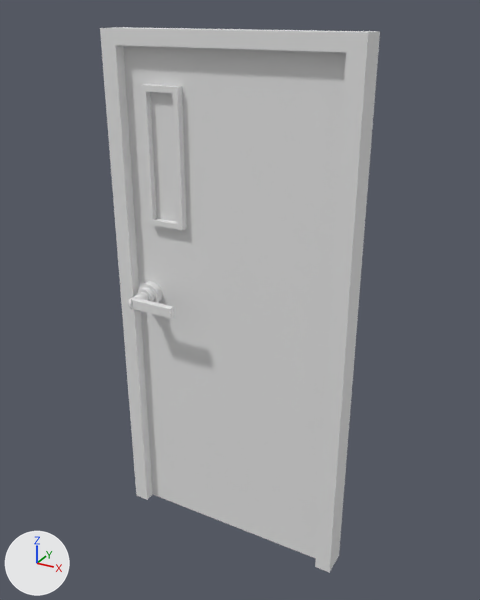
The FBX model Assets/prueba/pruebaMaxNoTocar/Door.fbx as it was, and as the next commit left it.
Before and after are seen from a camera (50 mm lens) standing at (3.37, -5.45, 3.18) and looking at (0.06, 0.58, 0.17). The axes (+X, +Y, +Z) are drawn at lower left. The lights are the same throughout.

Objects in the first picture: 'puerta'.
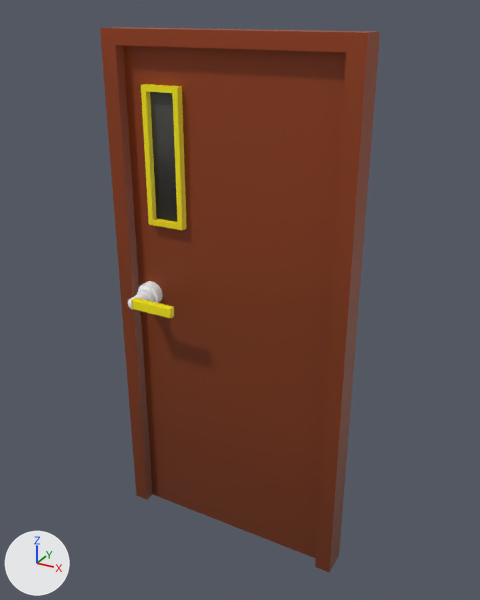
What differs and where, as boxes (x1, y1, x2, y2) in the pictures (480 x 600 px):
'puerta', surface changed (grey to brown)
    both: (100, 27, 380, 573)

The change, as a diff of the scene's bpy script:
```diff
--- a/Assets/prueba/pruebaMaxNoTocar/Door.fbx.py
+++ b/Assets/prueba/pruebaMaxNoTocar/Door.fbx.py
@@ img_textures_png @@
+img_textures_png = load_image('Textures.png', '../../Material/Textures.png', 128, 128, 'sRGB')
@@ mat_material @@
 mat_material = principled_material('Material')
-mat_material.base_color = (0.8, 0.8, 0.8)  # white #e7e7e7
+mat_material.texture = img_textures_png
@@ me_cube @@
 me_cube.from_pydata(...)  # 733 vertices, 649 faces; spans x -1.43..1.43, y 0.01..0.92, z -2.99..2.99
 # used by ob_puerta; location = (0.0, 0.0, 0.0)
+# me_cube part 1: texture (UV) coordinates of 649 of 649 faces, centred in x -1.43..1.43, y 0.02..0.92, z -2.99..2.99, changed; they spanned u 0.0..1.0, v 0.0..1.0 and now span u 0.29..0.96, v 0.77..0.99
 me_cube.materials.append(mat_material)
```
